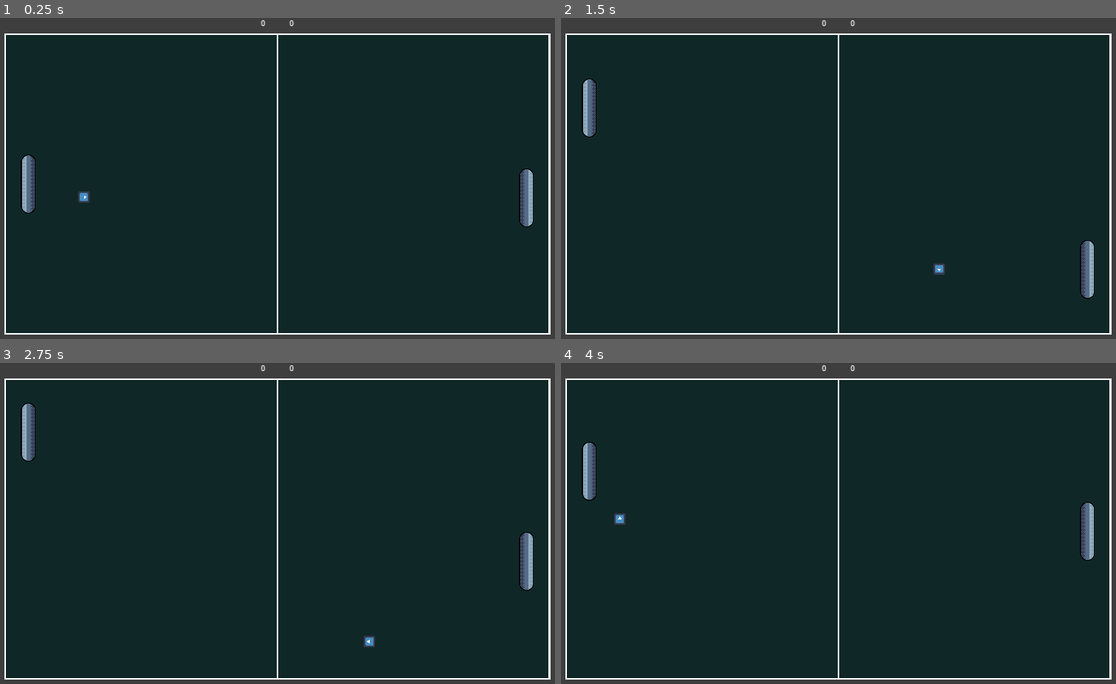
Above: before the commit, frames 1-4 (two rows, left to right).
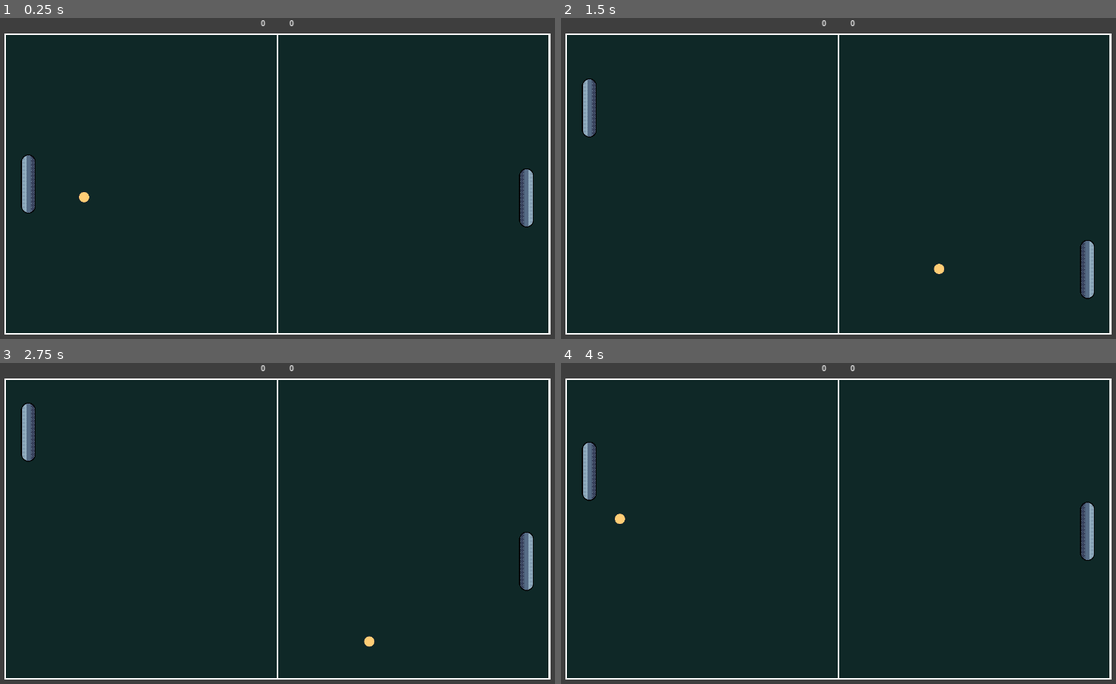
Above: after the commit, the same moments.

Repository: spip2001/Pong
Game: Godot game, scene res://src/main/scene/Game/Game.tscn
The game is run twice, just before and just after one commit, with the same random seed, the same clock (stepped at 60 frames per second) and the same inputs. The project has no main scene, so this scene is started directly. The engine's default icon, where the game draws it, is replaced by a stand-in: a white triangle on a blue panel in a dark square.
Inputs:
- Up to frame 1 (0.25 s): no input
- Up to frame 2 (1.5 s): hold Up (ui_up) 0.53-1.28 s; hold Down (ui_down) from 1.28 s (still down)
- Up to frame 3 (2.75 s): release Down (ui_down) at 2.03 s; hold Up (ui_up) from 2.03 s (still down)
- Up to frame 4 (4 s): release Up (ui_up) at 3.53 s; hold Down (ui_down) from 3.53 s (still down)

The runs differ from the first frame. In frame 1, less than 0.1% of the frame differs, in the area x 14-17%, y 54-58%; in frame 2, less than 0.1%, in the area x 67-70%, y 76-80%; in frame 3, less than 0.1%; in frame 4, less than 0.1%.

Commit message:
Ball sprite

Diff:
--- a/src/main/scene/ball/Ball.tscn
+++ b/src/main/scene/ball/Ball.tscn
@@ -1,7 +1,7 @@
 [gd_scene load_steps=4 format=3 uid="uid://lmq6gyryxq4o"]
 
-[ext_resource type="Texture2D" uid="uid://igdnqyyq5yvp" path="res://icon.svg" id="1_0rcf2"]
 [ext_resource type="Script" path="res://src/main/scene/ball/Ball.gd" id="1_o0buw"]
+[ext_resource type="Texture2D" uid="uid://dxbpcm72hx52b" path="res://src/main/resource/Ball.png" id="2_n010j"]
 
 [sub_resource type="CircleShape2D" id="CircleShape2D_vif7w"]
 radius = 12.0
@@ -10,8 +10,7 @@
 script = ExtResource("1_o0buw")
 
 [node name="Sprite2D" type="Sprite2D" parent="."]
-scale = Vector2(0.2, 0.2)
-texture = ExtResource("1_0rcf2")
+texture = ExtResource("2_n010j")
 
 [node name="CollisionShape2D" type="CollisionShape2D" parent="."]
 shape = SubResource("CircleShape2D_vif7w")
Binary file added: src/main/resource/Ball.png
Not shown, added: src/main/resource/Ball.png.import
